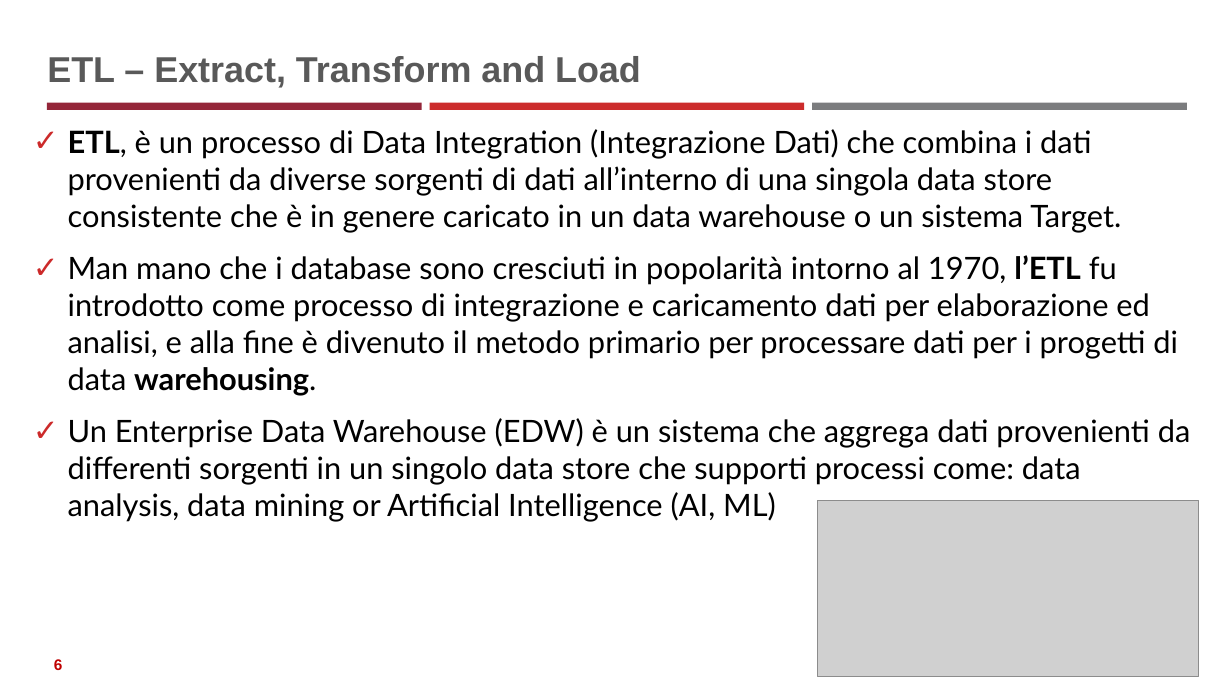
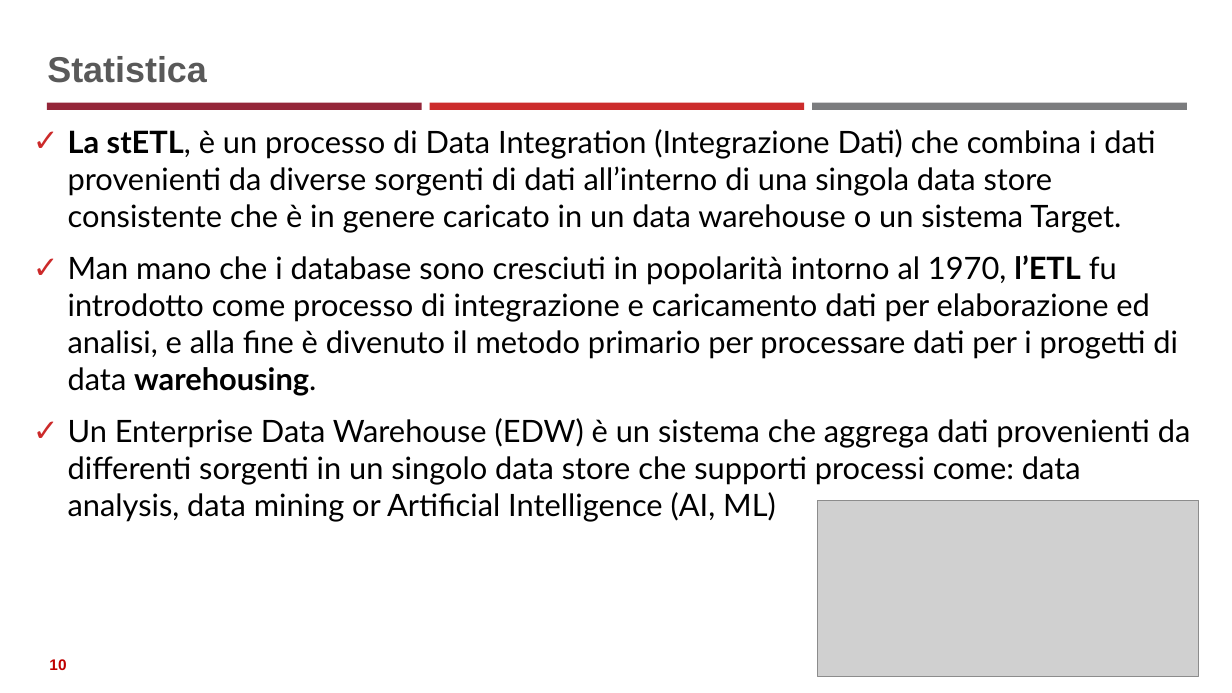
Before and after one commit to neural1977/data_science_interview_material, a slide deck: slide 10 of Data_Science_ita.pptx (slide 6 before the commit). Drawn at 1232x693 pixels with LibreOffice and Linux fonts; fonts in the diff are those of the drawing; grey boxes stand for pictures. Boxes give left, top, right and bottom in pixels: in the first picture for what was removed or moved away, otherwise in the second. Text is boxed around its words. In the diff, an @@ line names an element or a change of style, - is before the commit and + after.

```diff
--- a/Data_Science_ita.pptx
+++ b/Data_Science_ita.pptx
@@ title at (47,56,207,83): text changed @@
-ETL – Extract, Transform and Load
+Statistica
@@ text at (68,129,1155,233): text changed @@
-✓ ETL, è un processo di Data Integration (Integrazione Dati) che combina i dati provenienti da diverse sorgenti di dati all’interno di una singola data store consistente che è in genere caricato in un data warehouse o un sistema Target.
+✓ La stETL, è un processo di Data Integration (Integrazione Dati) che combina i dati provenienti da diverse sorgenti di dati all’interno di una singola data store consistente che è in genere caricato in un data warehouse o un sistema Target.
@@ page number at (49,659,66,670): text changed @@
-6
+10
```
Also in this commit, not shown: 1 other slide changed, 5 slides added, 2 slides removed, 5 other files.
